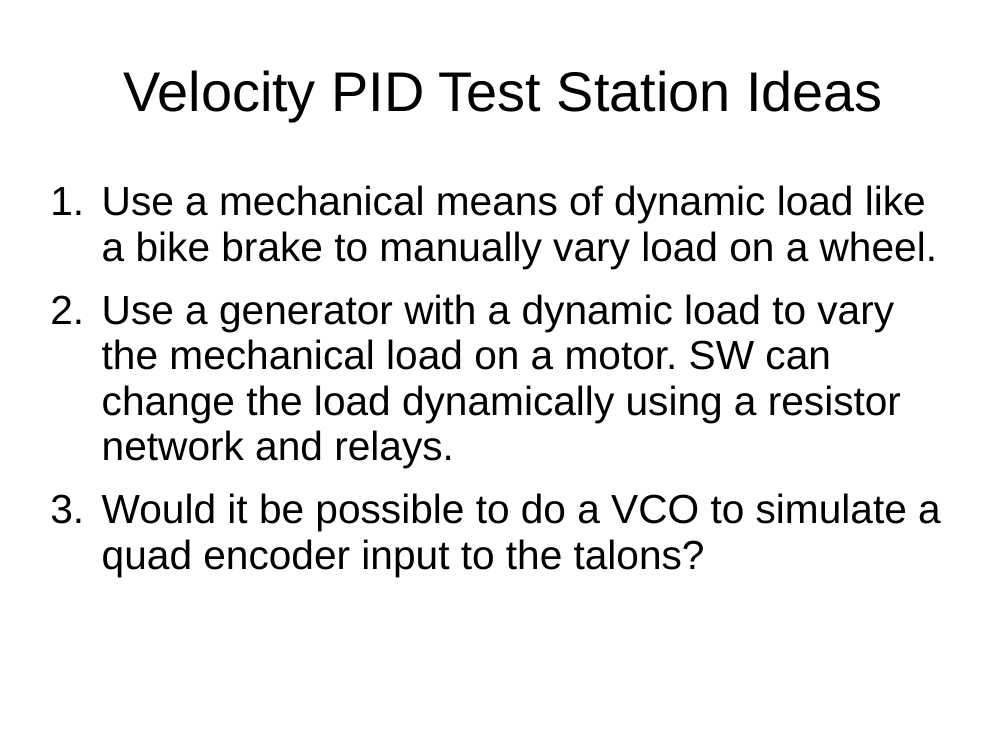
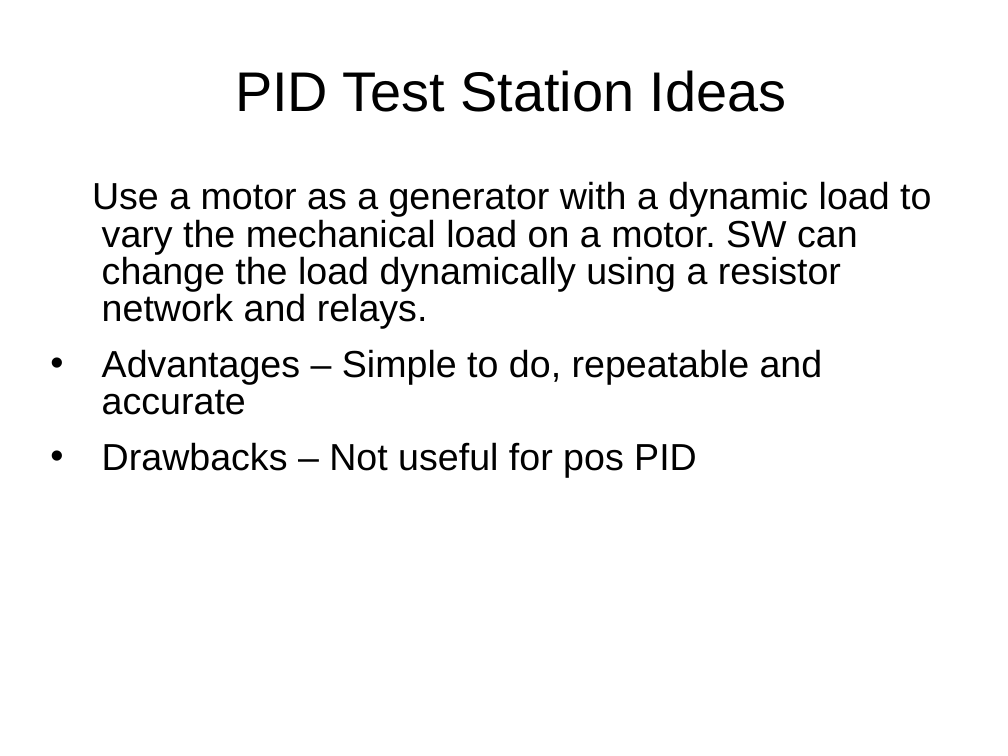
Before and after one commit to cloudbase1/TestStationDesigns, a slide deck: slide 12 of SwDevPlanFor2017.ppt (slide 11 before the commit). Drawn at 1008x756 pixels with LibreOffice and Linux fonts; fonts in the diff are those of the drawing. Boxes give left, top, right and bottom in pixels: in the first picture for what was removed or moved away, otherwise in the second. Text is boxed around its words. In the diff, an @@ line names an element or a change of style, - is before the commit and + after.

Commit message:
Added more ideas to PID test station like hysteresis brake

```diff
--- a/SwDevPlanFor2017.ppt
+++ b/SwDevPlanFor2017.ppt
@@ title at [235,70,787,112]: text changed @@
-Velocity PID Test Station Ideas
+PID Test Station Ideas
@@ text at [92,181,931,477]: text changed; size 32 to 29.6 pt @@
-1. Use a mechanical means of dynamic load like a bike brake to manually vary load on a wheel.
-2. Use a generator with a dynamic load to vary the mechanical load on a motor. SW can change the load dynamically using a resistor network and relays.
-3. Would it be possible to do a VCO to simulate a quad encoder input to the talons?
+Use a motor as a generator with a dynamic load to vary the mechanical load on a motor. SW can change the load dynamically using a resistor network and relays.
+• Advantages – Simple to do, repeatable and accurate
+• Drawbacks – Not useful for pos PID
```
Also in this commit, not shown: 3 slides added.
